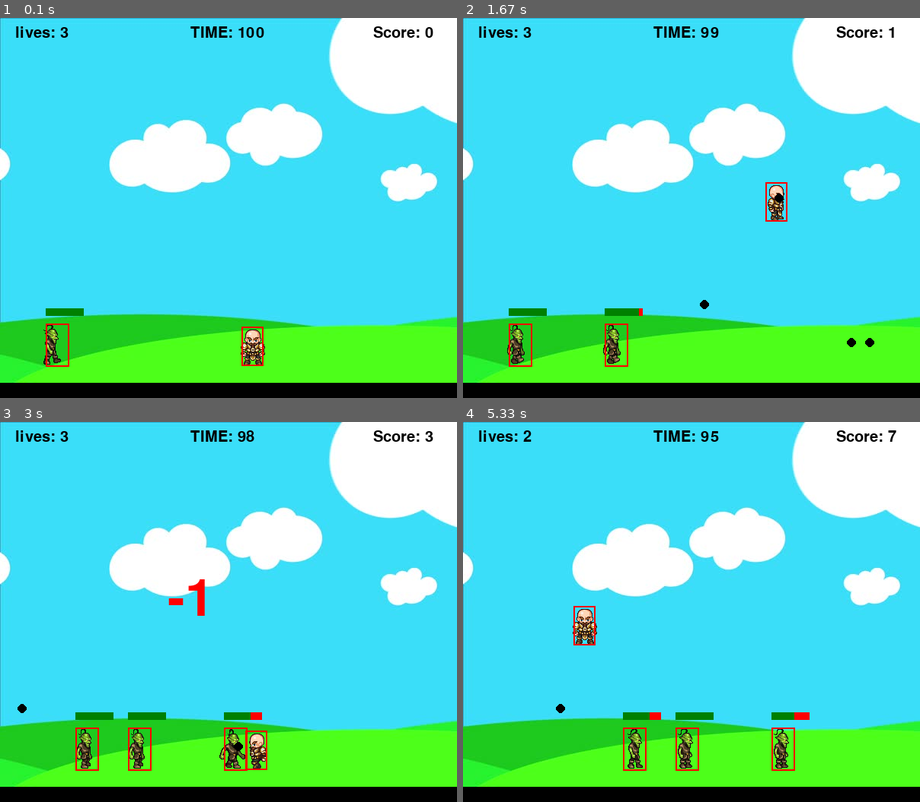
Above: before the commit, frames 1-4 (two rows, left to right).
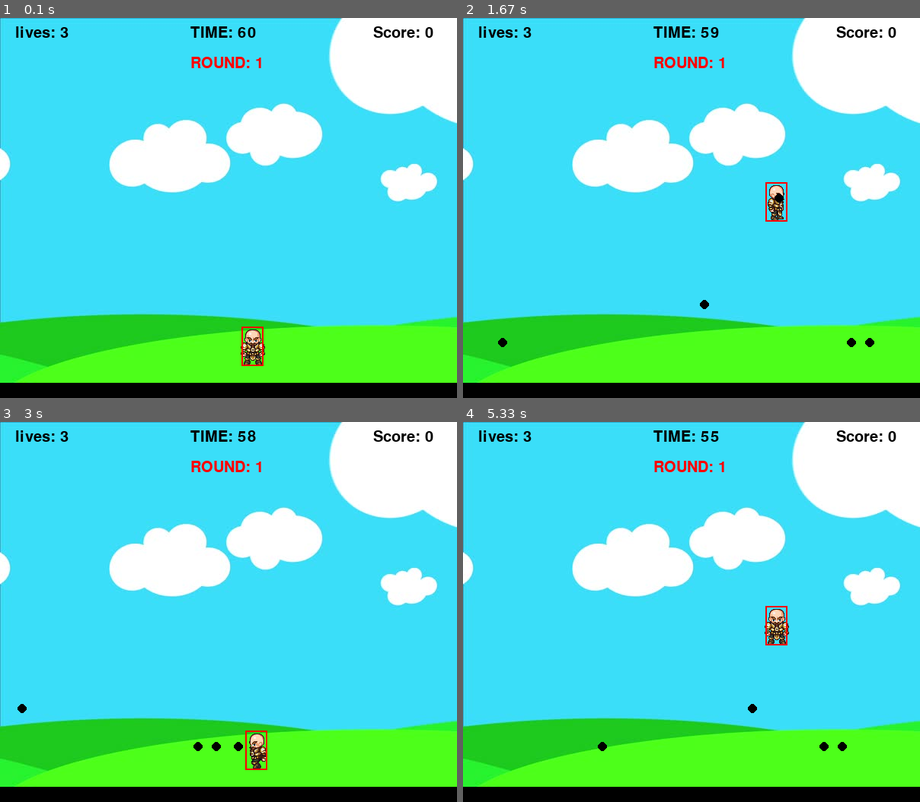
Above: after the commit, the same moments.

Repository: zeroam/pygame_goblin
Game: pygame game, started from main.py
Two runs of this game, one before a commit and one after it. Both use one fixed random seed, a clock stepped at 60 frames per second and the inputs below.
Inputs:
- Up to frame 1 (0.1 s): no input
- Up to frame 2 (1.67 s): tap Space at 0.33, 0.73, 1.03, 1.23, 1.57 s; hold Right 0.67-1.13 s; hold Up 1.17-1.47 s; hold Right from 1.5 s (still down)
- Up to frame 3 (3 s): tap Space at 1.87, 2.07, 2.37, 2.63, 2.93 s; release Right at 1.97 s; hold Left 2-2.53 s; hold Left 2.57-2.97 s
- Up to frame 4 (5.33 s): hold Up 3-3.37 s; tap Space at 3.07, 3.47, 3.77, 4.13, 4.43, 4.63, 4.93, 5.13 s; hold Right 3.4-4.03 s; hold Left 4.07-4.53 s; hold Right 4.57-5.03 s; hold Up from 5.07 s (still down)

The runs differ from the first frame. In frame 1, 0.9% of the frame differs, in the area x 9-58%, y 2-92%; in frame 2, 1.4%; in frame 3, 2.2%; in frame 4, 2.9%, in the area x 13-95%, y 2-92%.

Commit message:
add round - round up every 50 scores - golbin numbers up every round up

Diff:
--- a/game.py
+++ b/game.py
@@ -39,7 +39,7 @@
 
     def initialize(self):
         self.score = 0
-        self.time = 100
+        self.time = 60
 
         if self.bgm_on:
             pygame.mixer.music.play(-1)
@@ -48,6 +48,10 @@
         self.man: Player = Player(300, self.height - 105, 64, 64)
         self.goblins: List[Enemy] = []
         self.bullets: List[Projectile] = []
+
+        # round
+        self.round = 1
+        self.pass_score = 50
 
         # loops
         self.shoot_loop = 0
@@ -55,12 +59,19 @@
         self.enemy_loop = 0
         self.enemy_interval = 30
         self.dead_loop = 0
-        self.dead_interval = 30
+        self.dead_interval = 40
         self.is_dead = False
 
         # limits
         self.bullets_limit = 5
         self.enemies_limit = 3
+        self.enemies_limit = 0
+
+    def next_round(self):
+        self.round += 1
+        self.pass_score += 50
+        self.time = 60
+        self.enemies_limit += 1
 
     def loop_check(self):
         # shoot loop
@@ -130,7 +141,6 @@
                 man.isJump = False
                 man.jumpCount = 10
 
-
     def time_thread(self):
         while True:
             time.sleep(1)
@@ -150,6 +160,8 @@
         win.blit(score_text, (self.width - 110, 10))
         time_text = self.font.render(f"TIME: {self.time}", 1, (0, 0, 0))
         win.blit(time_text, (self.width // 2 - 50, 10))
+        time_text = self.font.render(f"ROUND: {self.round}", 1, (255, 0, 0))
+        win.blit(time_text, (self.width // 2 - 50, 50))
         live_text = self.font.render(f"lives: {self.man.lives}", 1, (0, 0, 0))
         win.blit(live_text, (20, 10))
 
@@ -166,6 +178,7 @@
 
             self.man.draw(win)
 
+
         if self.dead_loop % 2 == 0:
             self.man.draw(win)
 
@@ -174,6 +187,15 @@
 
         for bullet in self.bullets:
             bullet.draw(win)
+
+        # round complete
+        if self.score >= self.pass_score:
+            round_complete_text = self.font_notify.render(f"ROUND {self.round} COMPLETE", 1, (255, 0, 0))
+            self.win.blit(round_complete_text, (self.width // 2 - 200, 100))
+            pygame.display.update()
+            time.sleep(3)
+            self.dead_loop = 1
+            self.next_round()
 
         pygame.display.update()
 
Not shown, changed: README.md
